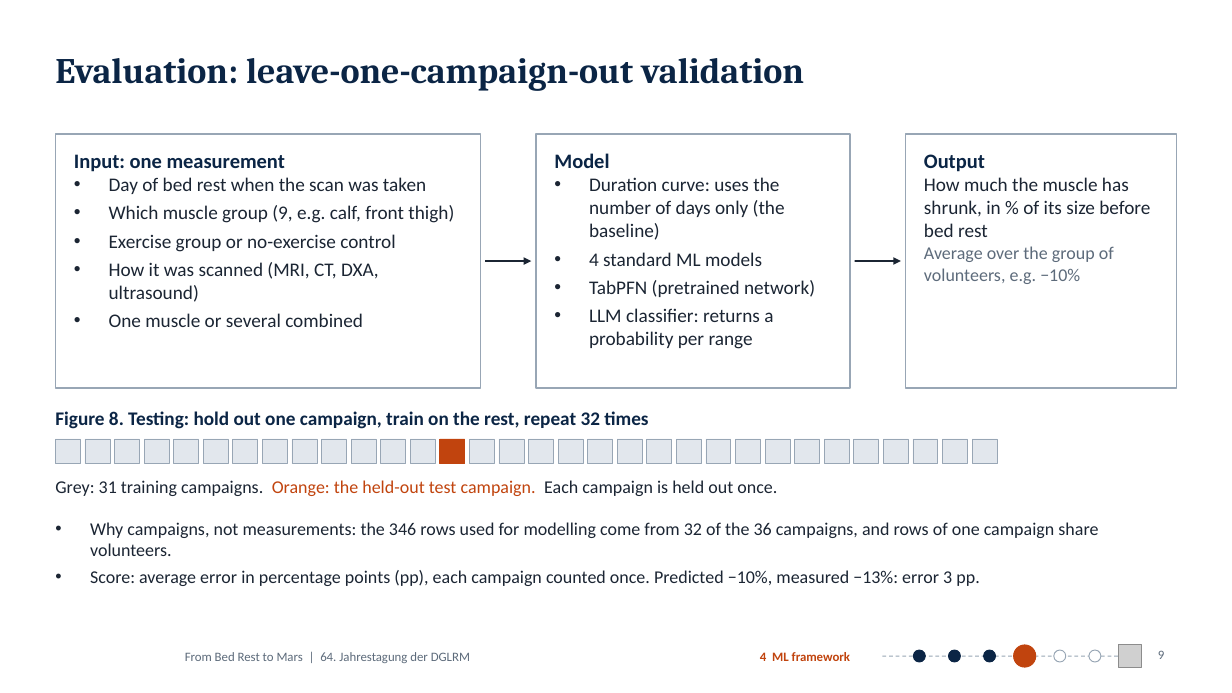
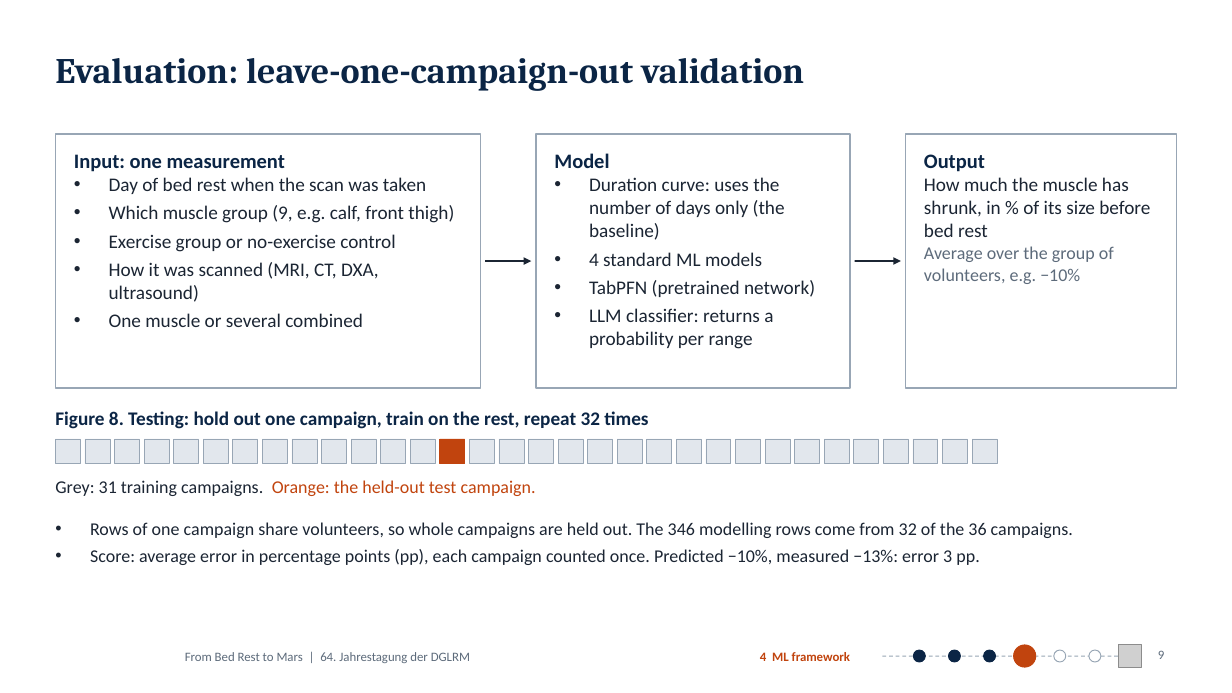
Before and after one commit to MiladBahariQaragoz/BedrestToMars, a slide deck: slide 9 of presentation/bed-rest-to-mars-talk.pptx. Drawn at 1232x693 pixels with LibreOffice and Linux fonts; fonts in the diff are those of the drawing; grey boxes stand for pictures; background and template pictures are left out. Boxes give left, top, right and bottom in pixels: in the first picture for what was removed or moved away, otherwise in the second. Text is boxed around its words. In the diff, an @@ line names an element or a change of style, - is before the commit and + after.

```diff
--- a/presentation/bed-rest-to-mars-talk.pptx
+++ b/presentation/bed-rest-to-mars-talk.pptx
@@ text at [55, 480, 536, 496]: text changed; text colour #1B2533 to #C1440E @@
-Grey: 31 training campaigns. Orange: the held-out test campaign. Each campaign is held out once.
+Grey: 31 training campaigns. Orange: the held-out test campaign.
@@ text at [90, 522, 1073, 538]: text changed @@
-• Why campaigns, not measurements: the 346 rows used for modelling come from 32 of the 36 campaigns, and rows of one campaign share volunteers.
+• Rows of one campaign share volunteers, so whole campaigns are held out. The 346 modelling rows come from 32 of the 36 campaigns.
```
Also in this commit, not shown: 9 other slides changed, 2 other files.
